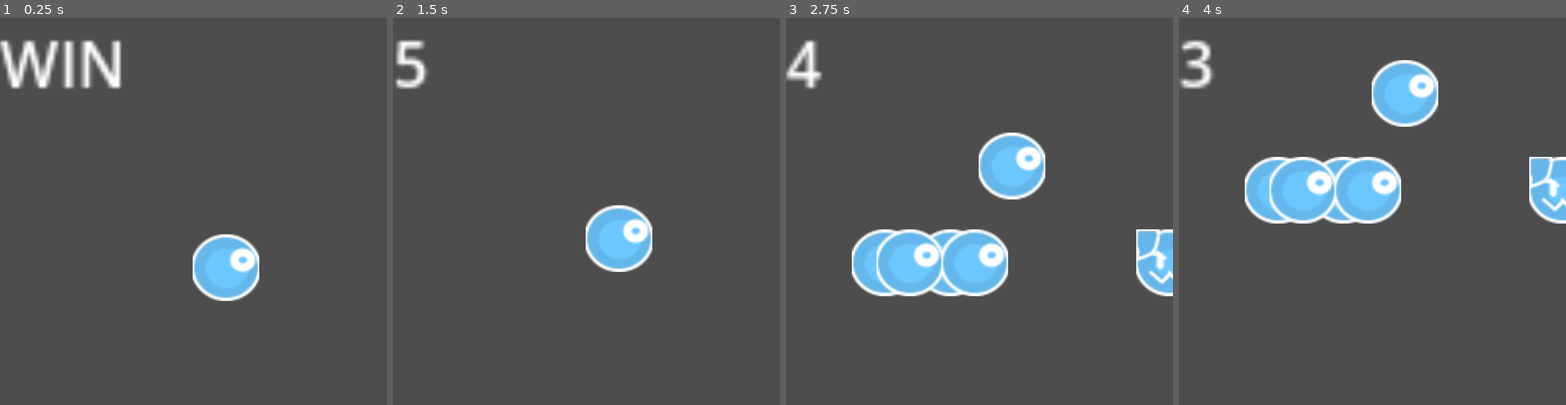
Above: before the commit, frames 1-4 (left to right).
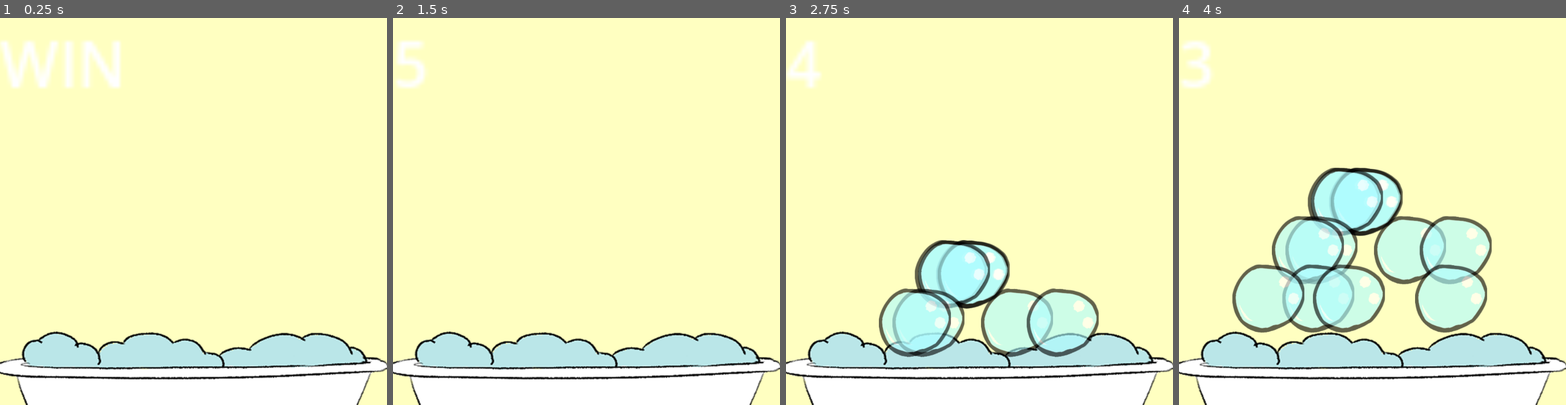
Above: after the commit, the same moments.

Repository: BryanTai/ggj2025-minigames
Game: Godot game, scene res://minigame_scenes/larkBubblePopper.tscn
Two runs of this game, one before a commit and one after it. Both use one fixed random seed, a clock stepped at 60 frames per second and the inputs below. This scene is started directly instead of the project's main scene.
Inputs (mouse positions are in pixels of both pictures, inside the frame that each line leads up to):
- Up to frame 1 (0.25 s): no input
- Up to frame 2 (1.5 s): tap Enter (ui_accept) at 0.5, 0.77 s; move the mouse to (671, 192) at 0.52 s; press the mouse at (671, 192) at 0.53 s; hold Right (move_right) from 0.53 s (still down); move the mouse to (617, 254) at 1.27 s; release the mouse at (617, 254) at 1.28 s; tap Space (fire) at 1.35 s
- Up to frame 3 (2.75 s): tap Enter (ui_accept) at 1.52 s; click (1010, 254) at 1.55 s; move the mouse to (1018, 126) at 2.02 s; release Right (move_right) at 2.03 s; press the mouse at (1018, 126) at 2.03 s; hold Left (move_left) from 2.03 s (still down)
- Up to frame 4 (4 s): move the mouse to (1341, 261) at 2.77 s; release Left (move_left) at 2.78 s; release the mouse at (1341, 261) at 2.78 s; hold Right (move_right) from 2.78 s (still down); click (1341, 261) at 2.85 s; tap Enter (ui_accept) at 3.02, 3.77 s; move the mouse to (1279, 219) at 3.52 s; hold Space (fire) from 3.53 s (still down); click (1279, 219) at 3.8 s

The runs differ from the first frame. In frame 1, 99% of the frame differs, in the area x 0-100%, y 0-100%; in frame 2, 100%; in frame 3, 98%; in frame 4, 98%.

Commit message:
lark bubble popper done
we larkin now

Diff:
--- a/assets/larkBubblePopper/scenes/lark_bubble.tscn
+++ b/assets/larkBubblePopper/scenes/lark_bubble.tscn
@@ -1,17 +1,17 @@
 [gd_scene load_steps=4 format=3 uid="uid://x5w5lpuq8u4y"]
 
 [ext_resource type="Script" path="res://assets/larkBubblePopper/scripts/lark_bubble.gd" id="1_hly41"]
-[ext_resource type="Texture2D" uid="uid://dt2qtytnv7hg" path="res://assets/larkBubblePopper/sprites/larkbubble.png" id="2_73sc4"]
+[ext_resource type="Texture2D" uid="uid://dbe3mrlpy2nn2" path="res://assets/larkBubblePopper/sprites/buuuubbbllleee.png" id="2_1sfy8"]
 
 [sub_resource type="CircleShape2D" id="CircleShape2D_kycyv"]
 
 [node name="larkBubble" type="Area2D"]
-position = Vector2(589, 350)
 script = ExtResource("1_hly41")
 
 [node name="Sprite2D" type="Sprite2D" parent="."]
-scale = Vector2(4.3213, 4.3213)
-texture = ExtResource("2_73sc4")
+modulate = Color(1, 1, 1, 0.615686)
+scale = Vector2(1.15585, 1.15585)
+texture = ExtResource("2_1sfy8")
 
 [node name="CollisionShape2D" type="CollisionShape2D" parent="."]
 scale = Vector2(-8.99426, -8.99426)
--- a/assets/larkBubblePopper/scripts/lark_bubble.gd
+++ b/assets/larkBubblePopper/scripts/lark_bubble.gd
@@ -4,9 +4,9 @@
 func _ready() -> void:
 	# BorkStick - On this day, 2025-01-24, the noble Borkstick bestowed their redeem to complete that Final Fantasy quote thingamajig. Little did they know, they couldn’t be bothered to look it up. Truly a tale of legend... or laziness.
 	var randomcat = randi_range(1,100)
-	if(randomcat > 70):
+	if(randomcat > 82):
 		iscat = true
-		$Sprite2D.texture = load("res://assets/larkBubblePopper/sprites/larkcatbubble.png")
+		$Sprite2D.texture = load("res://assets/larkBubblePopper/sprites/bubs_head.png")
 
 func _process(delta: float) -> void:
 	position = Vector2(position.x, position.y - (delta * SPEED))
--- a/assets/larkBubblePopper/scripts/lark_bubble_popper.gd
+++ b/assets/larkBubblePopper/scripts/lark_bubble_popper.gd
@@ -70,12 +70,12 @@
 	currentFrame += 1
 	# Bouncy: Tell me. For whom do you fight? Hmph! How very glib. And do you believe in Eorzea? Eorzea's unity is forged  …(390 unchanged characters)…
 	# Gogozi: they were your protectors. If you truly believe them your guardians, why do you not repeat the trick that se …(391 unchanged characters)…
-	if(currentFrame % 100) == 0:
-		for i in 5:
+	if(currentFrame % 50) == 0:
+		for i in 4:
 			# demonknighz: creemdom
 			var bubbleinstance = larkBubble.instantiate() as Area2D
 			$".".add_child(bubbleinstance)
-			var randomPos = Vector2(randi_range(1,1000),645)
+			var randomPos = Vector2(randi_range(200,800),800)
 			bubbleinstance.set_position(randomPos)
 			print(currentFrame)
 
@@ -91,7 +91,8 @@
 func bubbleWasPopped() -> void:
 	bubblesPopped += 1
 	print(bubblesPopped)
-	if(bubblesPopped > 5):
+	if(bubblesPopped > 4):
+		# vongoyyt - https://archive.org/stream/bee-movie-2007_202405/Bee%20Movie%20Script_djvu.txt
 		trigger_game_win()
 
 
--- a/minigame_scenes/larkBubblePopper.tscn
+++ b/minigame_scenes/larkBubblePopper.tscn
@@ -1,10 +1,19 @@
 [gd_scene load_steps=3 format=3 uid="uid://dlbrb8rkyoydd"]
 
 [ext_resource type="Script" path="res://assets/larkBubblePopper/scripts/lark_bubble_popper.gd" id="1_1jim0"]
-[ext_resource type="PackedScene" uid="uid://x5w5lpuq8u4y" path="res://assets/larkBubblePopper/scenes/lark_bubble.tscn" id="2_83ys0"]
+[ext_resource type="Texture2D" uid="uid://cux82leek0bwc" path="res://assets/larkBubblePopper/sprites/tubble.png" id="2_3jpfo"]
 
 [node name="larkBubblePopper" type="Node2D"]
 script = ExtResource("1_1jim0")
 
-[node name="larkBubble" parent="." instance=ExtResource("2_83ys0")]
-position = Vector2(584, 645)
+[node name="ColorRect" type="ColorRect" parent="."]
+offset_right = 40.0
+offset_bottom = 40.0
+scale = Vector2(25.0457, 25.0457)
+mouse_filter = 2
+color = Color(1, 1, 0.756863, 1)
+
+[node name="Tubble" type="Sprite2D" parent="."]
+position = Vector2(503, 802)
+scale = Vector2(1.48857, 1.35143)
+texture = ExtResource("2_3jpfo")
Binary file added: assets/larkBubblePopper/sprites/bubs_head.png
Not shown, added: assets/larkBubblePopper/sprites/bubs_head.png.import
Binary file added: assets/larkBubblePopper/sprites/buuuubbbllleee.png
Not shown, changed: assets/larkBubblePopper/sprites/buuuubbbllleee.png.import
Binary file removed: assets/larkBubblePopper/sprites/larkbubble.png
Binary file removed: assets/larkBubblePopper/sprites/larkcatbubble.png
Binary file added: assets/larkBubblePopper/sprites/tubble.png
Not shown, changed: assets/larkBubblePopper/sprites/tubble.png.import
